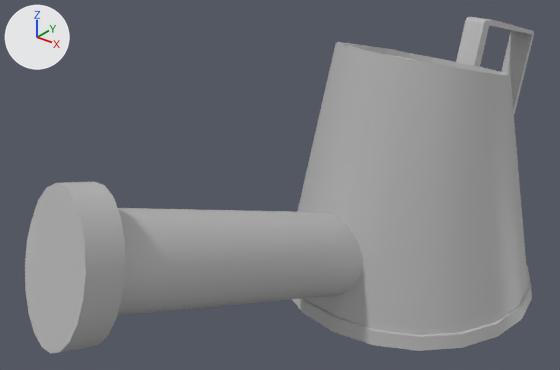
The FBX model SpelProjekt/Assets/Zascha/3D assets/Watering_can.fbx, before and after one commit.
Before and after are seen from a 50 mm lens placed at (0.0395, -0.0764, 0.053), pointed at (-0.0084, -0.0165, 0.0159). Every picture has the same lights, and +X, +Y and +Z are marked at upper left. Where no turn or scale is listed for an object, it has been applied to the vertices.
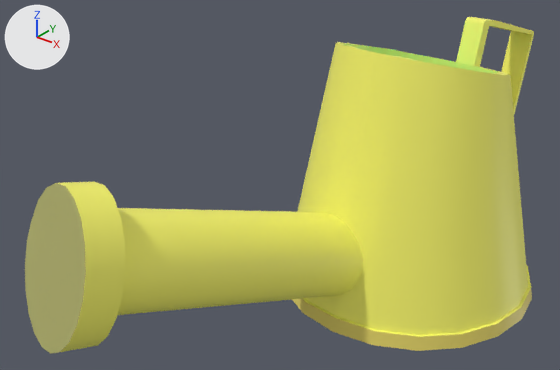
Where the change shows, as pixel boxes (x1, y1, x2, y2) in the pictures (560 x 370 px):
part 1 of me_mesh, recoloured (grey to yellow)
    both: (292, 289, 532, 351)
part 2 of me_mesh, recoloured (grey to yellow)
    both: (58, 17, 534, 352)
part 3 of me_mesh, recoloured (grey to yellow)
    both: (25, 183, 86, 354)

The change, as a diff of the scene's bpy script:
```diff
--- a/SpelProjekt/Assets/Zascha/3D assets/Watering_can.fbx.py
+++ b/SpelProjekt/Assets/Zascha/3D assets/Watering_can.fbx.py
@@ mat_lambert3 @@
+mat_lambert3 = principled_material('lambert3')
+mat_lambert3.base_color = (0.471, 0.465, 0.157)  # yellow #b7b66e
@@ mat_lambert4 @@
+mat_lambert4 = principled_material('lambert4')
+mat_lambert4.base_color = (0.814, 0.688, 0.144)  # yellow #e9d86a
@@ mat_lambert2 @@
+mat_lambert2 = principled_material('lambert2')
+mat_lambert2.base_color = (1.0, 0.984, 0.157)  # yellow #fffd6e
@@ mat_blinn1 @@
+mat_blinn1 = principled_material('blinn1')
+mat_blinn1.base_color = (0.0, 0.663, 0.663)  # cyan #00d5d5
+mat_blinn1.roughness = 0.749
@@ me_mesh @@
 me_mesh.from_pydata(...)  # 445 vertices, 481 faces; spans x -0.0161..0.0161, y -0.0347..0.0347, z -0.0159..0.0159
 # used by ob_pcylinder5; location = (-0.00173, -0.01215, 0.0143)
+# me_mesh part 1: 52 of the faces centred in x -0.0155..0.0155, y -0.0025..0.0288, z -0.0159..-0.015 switch from mat_lambert1 (grey #bcbcbc) to mat_lambert4 (yellow #e9d86a)
+# me_mesh part 2: 383 of the faces centred in x -0.0155..0.0155, y -0.0329..0.0345, z -0.0159..0.0157 switch from mat_lambert1 (grey #bcbcbc) to mat_lambert2 (yellow #fffd6e)
+# me_mesh part 3: all 21 faces centred in x -0.0125..-0.0051, y -0.0339..-0.0309, z -0.0011..0.0084 switch from mat_lambert1 (grey #bcbcbc) to mat_lambert3 (yellow #b7b56e)
+me_mesh.materials.append(mat_blinn1)  # cyan #00d5d5
```
